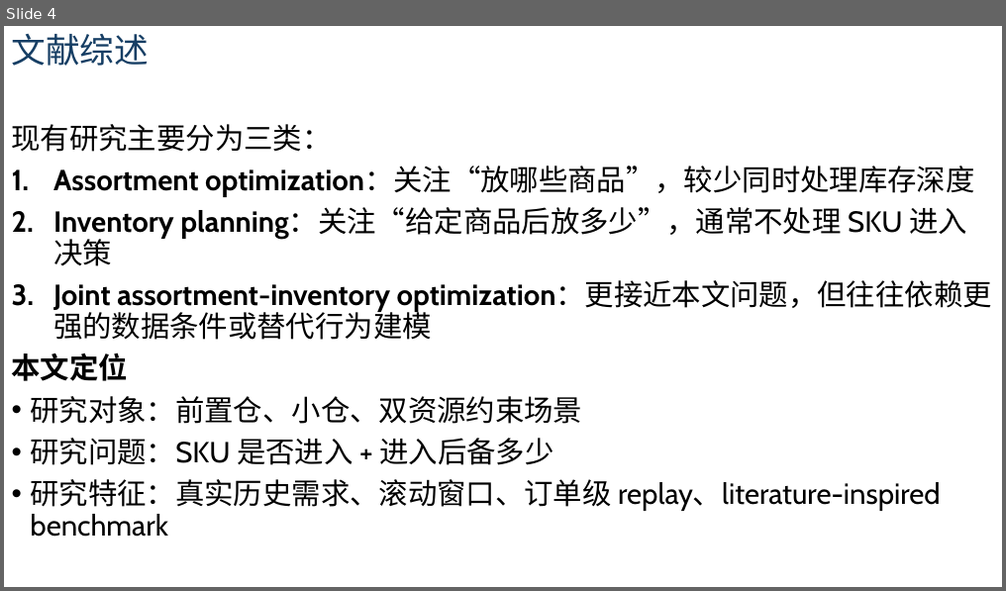
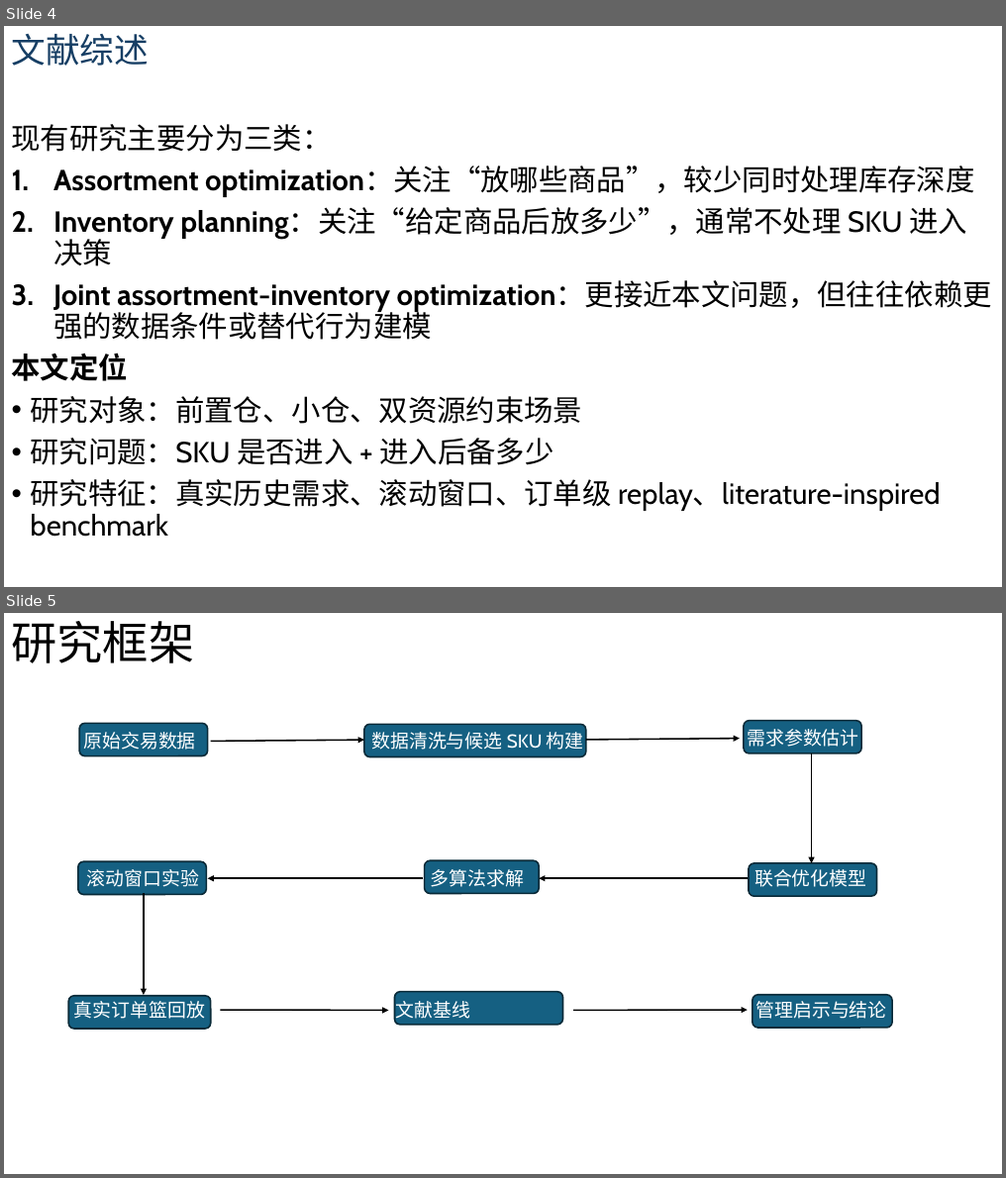
Before and after one commit to MartinWANGMUTIAN/OR_tools, a slide deck: Presentation1.pptx. Shown one above the other, each under a label of ours: slide 4 before the commit, slides 4 and 5 after it. The pictures are 1006x591 and 1006x1178 pixels, drawn with LibreOffice and Linux fonts; fonts in the diff are those of the drawing. Boxes give left, top, right and bottom in pixels: in the first picture for what was removed or moved away, otherwise in the second. Text is boxed around its words. In the diff, an @@ line names an element or a change of style, - is before the commit and + after.

```diff
--- a/Presentation1.pptx
+++ b/Presentation1.pptx
@@ slide 5 added at [4, 613, 1002, 1174], background #FFFFFF @@
@@ title added at [12, 621, 195, 663], 44 pt, text #000000 @@
+研究框架
@@ rounded rectangle added at [79, 723, 208, 756], fill #156082, outline #092A39 1.5 pt @@
@@ rounded rectangle added at [364, 725, 586, 758], fill #156082, outline #092A39 1.5 pt @@
@@ rounded rectangle added at [744, 721, 862, 754], fill #156082, outline #092A39 1.5 pt @@
@@ text added at [746, 729, 858, 747], 18 pt, text #FFFFFF @@
+需求参数估计
@@ text added at [83, 732, 195, 750], 18 pt, text #FFFFFF @@
+原始交易数据
@@ arrow added from (211, 741) to (364, 740), #000000 1.5 pt @@
@@ text added at [371, 732, 584, 750], 18 pt, text #FFFFFF @@
+数据清洗与候选 SKU 构建
@@ arrow added from (586, 740) to (740, 739), #000000 1.5 pt @@
@@ arrow added from (812, 754) to (812, 863), #000000 1.5 pt @@
@@ rounded rectangle added at [78, 861, 206, 894], fill #156082, outline #092A39 1.5 pt @@
@@ text added at [87, 869, 199, 887], 18 pt, text #FFFFFF @@
+滚动窗口实验
@@ arrow added from (423, 878) to (208, 878), #000000 1.5 pt @@
@@ rounded rectangle added at [425, 861, 540, 894], fill #156082, outline #092A39 1.5 pt @@
@@ text added at [431, 869, 524, 887], 18 pt, text #FFFFFF @@
+多算法求解
@@ arrow added from (747, 878) to (540, 878), #000000 1.5 pt @@
@@ rounded rectangle added at [748, 863, 877, 897], fill #156082, outline #092A39 1.5 pt @@
@@ text added at [754, 869, 866, 887], 18 pt, text #FFFFFF @@
+联合优化模型
@@ arrow added from (144, 894) to (144, 995), #000000 1.5 pt @@
@@ rounded rectangle added at [68, 996, 211, 1029], fill #156082, outline #092A39 1.5 pt @@
@@ rounded rectangle added at [395, 992, 563, 1025], fill #156082, outline #092A39 1.5 pt @@
@@ rounded rectangle added at [752, 995, 893, 1028], fill #156082, outline #092A39 1.5 pt @@
@@ text added at [74, 1001, 205, 1019], 18 pt, text #FFFFFF @@
+真实订单篮回放
@@ arrow added from (221, 1011) to (389, 1011), #000000 1.5 pt @@
@@ text added at [396, 1001, 488, 1026], 18 pt, text #FFFFFF @@
+文献基线 benchmark
@@ arrow added from (573, 1011) to (747, 1011), #000000 1.5 pt @@
@@ text added at [755, 1001, 886, 1019], 18 pt, text #FFFFFF @@
+管理启示与结论
```
Also in this commit, not shown: 12 other slides added, 7 other files.
